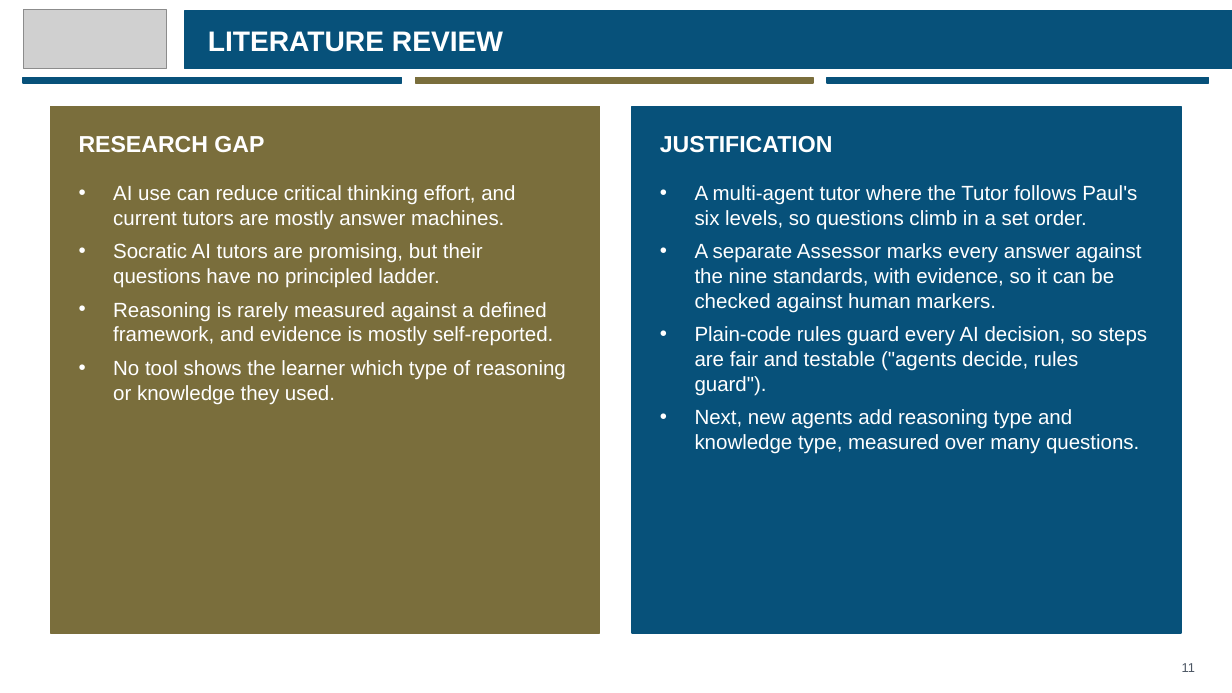
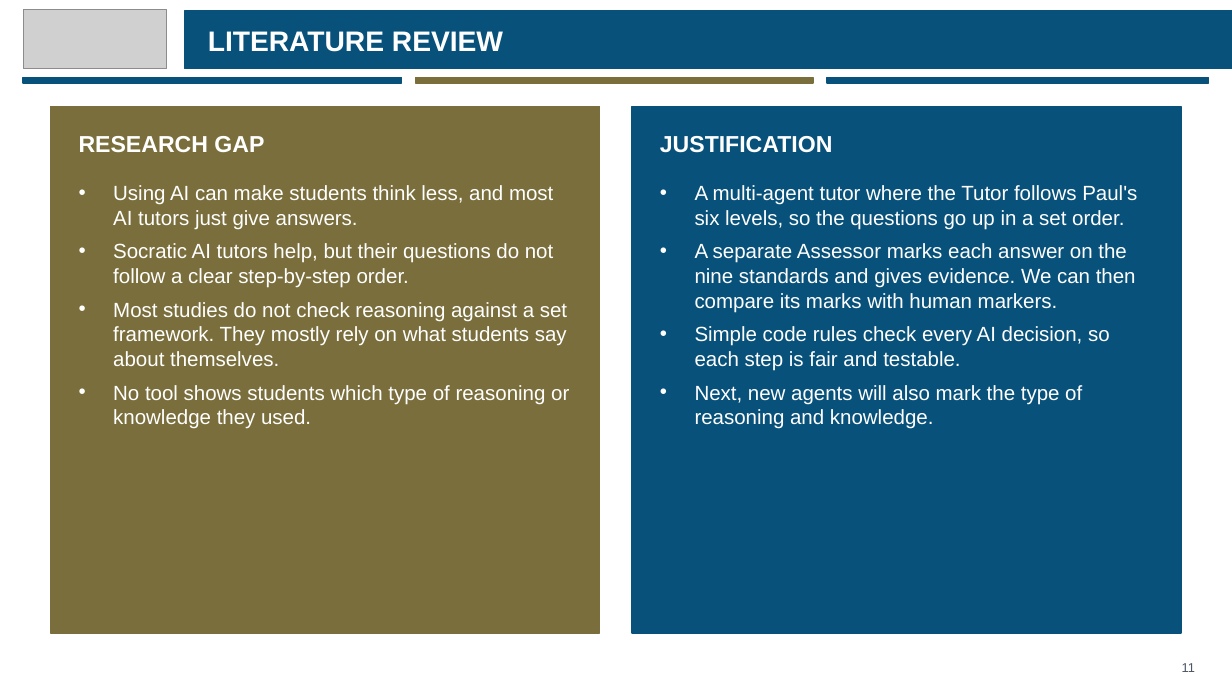
Before and after one commit to eusoffamir/Socratic-AI, a slide deck: slide 11 of docs/defence/Socratic AI Proposal Defence.pptx. Drawn at 1232x693 pixels with LibreOffice and Linux fonts; fonts in the diff are those of the drawing; grey boxes stand for pictures. Boxes give left, top, right and bottom in pixels: in the first picture for what was removed or moved away, otherwise in the second. Text is boxed around its words. In the diff, an @@ line names an element or a change of style, - is before the commit and + after.

```diff
--- a/docs/defence/Socratic AI Proposal Defence.pptx
+++ b/docs/defence/Socratic AI Proposal Defence.pptx
@@ text at box(113, 185, 569, 429): text changed @@
-• AI use can reduce critical thinking effort, and current tutors are mostly answer machines.
-• Socratic AI tutors are promising, but their questions have no principled ladder.
-• Reasoning is rarely measured against a defined framework, and evidence is mostly self-reported.
-• No tool shows the learner which type of reasoning or knowledge they used.
+• Using AI can make students think less, and most AI tutors just give answers.
+• Socratic AI tutors help, but their questions do not follow a clear step-by-step order.
+• Most studies do not check reasoning against a set framework. They mostly rely on what students say about themselves.
+• No tool shows students which type of reasoning or knowledge they used.
@@ text at box(695, 185, 1137, 429): text changed @@
-• A multi-agent tutor where the Tutor follows Paul's six levels, so questions climb in a set order.
-• A separate Assessor marks every answer against the nine standards, with evidence, so it can be checked against human markers.
-• Plain-code rules guard every AI decision, so steps are fair and testable ("agents decide, rules guard").
-• Next, new agents add reasoning type and knowledge type, measured over many questions.
+• A multi-agent tutor where the Tutor follows Paul's six levels, so the questions go up in a set order.
+• A separate Assessor marks each answer on the nine standards and gives evidence. We can then compare its marks with human markers.
+• Simple code rules check every AI decision, so each step is fair and testable.
+• Next, new agents will also mark the type of reasoning and knowledge.
```
Also in this commit, not shown: 12 other slides changed, 1 slide added, 2 other files.
